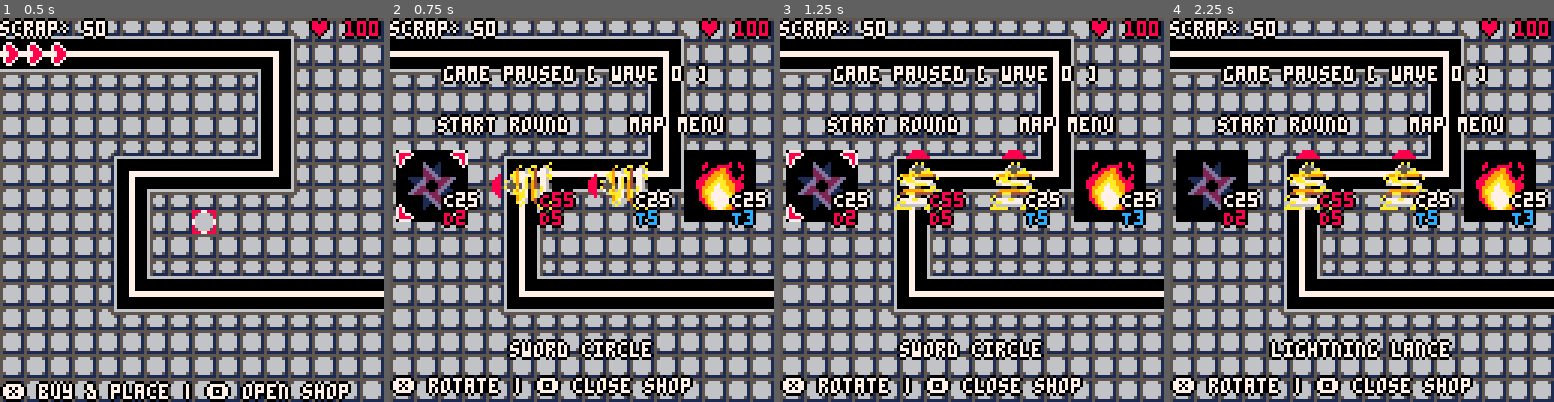
Above: before the commit, frames 1-4 (left to right).
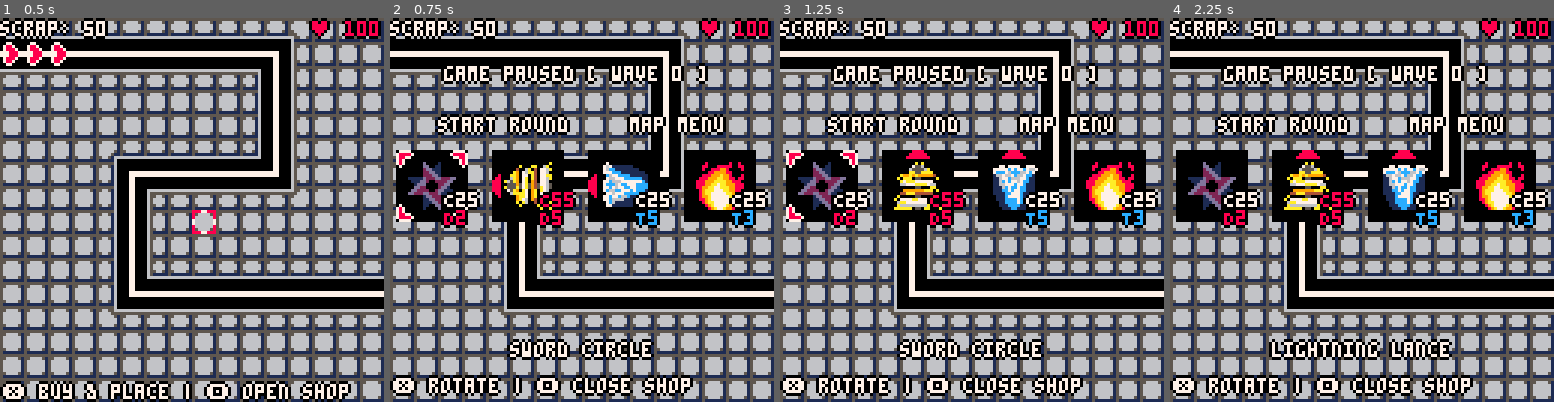
Above: after the commit, the same moments.

Repository: profilename14/TowerDefense
Game: PICO-8 cartridge tower_defense.p8
The game is run twice, just before and just after one commit, with the same random seed, the same clock (stepped at 60 frames per second) and the same inputs.
Inputs:
- Up to frame 1 (0.5 s): tap X (X key) at 0.33 s
- Up to frame 2 (0.75 s): tap O (Z key) at 0.7 s
- Up to frame 3 (1.25 s): tap X (X key) at 1.07 s
- Up to frame 4 (2.25 s): hold Right 1.6-2.1 s; tap O (Z key) at 1.7, 2.1 s; tap X (X key) at 1.85 s; hold Up from 2.15 s (still down)

Frame 1 is identical in both runs. In frame 2, 3.4% of the frame differs, in the area x 26-71%, y 34-54%; in frame 3, 3.3%; in frame 4, 3.3%.

Commit message:
shop ui is back to normal

Diff:
--- a/src/data.lua
+++ b/src/data.lua
@@ -98,14 +98,12 @@
     name = "sword circle",
     damage = 2,
     radius = 1,
-    --? 1:=north/south, 2:=west/east
     animation = animation_data.blade_circle,
     cost = 25,
     type = "tack",
     attack_delay = 10,
-    icon_data = { 16, 16 },
-    disable_icon_rotation = true,
-    single_tile_hit_only = true
+    icon_data = 16,
+    disable_icon_rotation = true
   },
   {
     name = "lightning lance",
@@ -119,9 +117,8 @@
     cost = 55,
     type = "rail",
     attack_delay = 25,
-    icon_data = { 20, 18 },
-    disable_icon_rotation = false,
-    single_tile_hit_only = true
+    icon_data = 20,
+    disable_icon_rotation = false
   },
   {
     name = "hale howitzer",
@@ -135,9 +132,8 @@
     cost = 25,
     type = "frontal",
     attack_delay = 30,
-    icon_data = { 68, 66 },
-    disable_icon_rotation = false,
-    single_tile_hit_only = true
+    icon_data = 68,
+    disable_icon_rotation = false
   },
   {
     name = "fire pit",
@@ -155,15 +151,14 @@
     cost = 25,
     type = "floor",
     attack_delay = 15,
-    icon_data = { 70, 70 },
-    disable_icon_rotation = true,
-    single_tile_hit_only = true
+    icon_data = 70,
+    disable_icon_rotation = true
   }
 }
 shop_ui_data = {
   x = {128 / 4 - 10, 128/2 - 10, 128 * 3 / 4 - 10, 128 - 10},
   y = {128 / 2},
-  background = { 136, 132 },
+  background = 136,
   blank = 140
 }
 freeplay_stats = {
--- a/src/draw_calls.lua
+++ b/src/draw_calls.lua
@@ -98,23 +98,17 @@
 function draw_shop_icons()
   -- local fx, fy = get_flip_direction(direction)
   for i=1, #tower_templates do
-    palt(0, false)
-    palt(14, false)
     if (tower_templates[i].disable_icon_rotation) then
+      palt(0, false)
       spr(shop_ui_data.blank, shop_ui_data.x[i] - 20, shop_ui_data.y[1] - 20, 3, 3)
       palt()
-      local id = tower_templates[i].icon_data[1]
+      local id = tower_templates[i].icon_data
       spr(id, shop_ui_data.x[i] - 16, shop_ui_data.y[1] - 16, 2, 2)
     else
-      local id = shop_ui_data.background[1]
-      -- spr(id, shop_ui_data.x[i] - 20, shop_ui_data.y[1] - 20, 3, 3, fx, fy)
-      draw_sprite_rotated(id, shop_ui_data.x[i]-20, shop_ui_data.y[1]-20, 24, parse_direction(direction))
-      -- draw_sprite_direction(id, 16, shop_ui_data.x[i] - 20, shop_ui_data.y[1] - 20, unpack(direction))
-      palt()
-      id = tower_templates[i].icon_data[1]
-      -- spr(id, shop_ui_data.x[i] - 16, shop_ui_data.y[1] - 16, 2, 2, fx, fy)
-      draw_sprite_rotated(20, shop_ui_data.x[i]-16, shop_ui_data.y[1]-16, 16, parse_direction(direction))
-      -- draw_sprite_direction(id, 16, shop_ui_data.x[i] - 16, shop_ui_data.y[1] - 16, unpack(direction))
+      local id = shop_ui_data.background
+      draw_sprite_rotated(id, shop_ui_data.x[i]-20, shop_ui_data.y[1]-20, 24, parse_direction(direction), true)
+      id = tower_templates[i].icon_data
+      draw_sprite_rotated(id, shop_ui_data.x[i]-16, shop_ui_data.y[1]-16, 16, parse_direction(direction))
     end
   end
 end
--- a/src/helpers.lua
+++ b/src/helpers.lua
@@ -75,17 +75,17 @@
   return false
 end
 
-function add_enemy_at_to_table(dx, dy, table, single_only)
+function add_enemy_at_to_table(dx, dy, table)
   for _, enemy in pairs(enemies) do
     if (enemy.x == dx and enemy.y == dy) then
       add(table, enemy)
-      if (single_only) return
+      return
     end
   end
 end
 
 -- https://www.lexaloffle.com/bbs/?pid=52525 [modified for this game]
-function draw_sprite_rotated(sprite_id, x, y, size, theta)
+function draw_sprite_rotated(sprite_id, x, y, size, theta, is_opaque)
   local sx, sy = (sprite_id % 16) * 8, (sprite_id \ 16) * 8
   local sine, cosine = sin(theta / 360), cos(theta / 360)
   local shift = flr(size*0.5) - 0.5
@@ -96,7 +96,7 @@
       local yy = flr(dx*sine+dy*cosine+shift)
       if xx >= 0 and xx < size and yy >= 0 and yy <= size then
         local id = sget(sx+xx, sy+yy)
-        if id ~= transparent_color_id then
+        if id ~= transparent_color_id or is_opaque then
           pset(x+mx, y+my, id)
         end
       end
@@ -112,14 +112,6 @@
   if (dy > 0) return 180
   if (dy < 0) return 0
 end
-
--- function parse_direction(data, dir)
---   if dir[1] == 0 and dir[2] ~= 0 then
---     return data[1]
---   elseif dir[1] ~= 0 and dir[2] == 0 then
---     return data[2]
---   end
--- end
 
 function get_flip_direction(direction)
   return pack((direction[1] == -1), (direction[2] == -1))
--- a/src/tower.lua
+++ b/src/tower.lua
@@ -9,7 +9,6 @@
     cost = tower_template_data.cost,
     type = tower_template_data.type,
     dir = direction,
-    single_hit = tower_template_data.single_tile_hit_only,
     animator = Animator:new(tower_template_data.animation, true)
   }
   add(animators, obj.animator)
@@ -46,7 +45,7 @@
   local hits = {}
   for y=-self.radius, self.radius do
     for x=-self.radius, self.radius do
-      if (x ~= 0 or y ~= 0) add_enemy_at_to_table(self.x + x, self.y + y, hits, self.single_hit)
+      if (x ~= 0 or y ~= 0) add_enemy_at_to_table(self.x + x, self.y + y, hits)
     end
   end
   if (#hits > 0) nova_spawn(self.x, self.y, self.radius, animation_data.blade)
--- a/tower_defense.p8
+++ b/tower_defense.p8
@@ -104,9 +104,8 @@
 cost=25,
 type = "tack",
 attack_delay=10,
-icon_data={16,16},
-disable_icon_rotation=true,
-single_tile_hit_only=true
+icon_data=16,
+disable_icon_rotation=true
 },
 {
 name = "lightning lance",
@@ -120,9 +119,8 @@
 cost=55,
 type = "rail",
 attack_delay=25,
-icon_data={20,18},
-disable_icon_rotation=false,
-single_tile_hit_only=true
+icon_data=20,
+disable_icon_rotation=false
 },
 {
 name = "hale howitzer",
@@ -136,9 +134,8 @@
 cost=25,
 type = "frontal",
 attack_delay=30,
-icon_data={68,66},
-disable_icon_rotation=false,
-single_tile_hit_only=true
+icon_data=68,
+disable_icon_rotation=false
 },
 {
 name = "fire pit",
@@ -156,15 +153,14 @@
 cost=25,
 type = "floor",
 attack_delay=15,
-icon_data={70,70},
-disable_icon_rotation=true,
-single_tile_hit_only=true
+icon_data=70,
+disable_icon_rotation=true
 }
 }
 shop_ui_data={
 x={128/4-10,128/2-10,128*3/4-10,128-10},
 y={128/2},
-background={136,132},
+background=136,
 blank=140
 }
 freeplay_stats={
@@ -433,7 +429,6 @@
 cost=tower_template_data.cost,
 type=tower_template_data.type,
 dir=direction,
-single_hit=tower_template_data.single_tile_hit_only,
 animator = Animator:new(tower_template_data.animation, true)
 }
 add(animators, obj.animator)
@@ -469,7 +464,7 @@
 local hits = {}
 for y=-self.radius, self.radius do
 for x=-self.radius, self.radius do
-if (x ~= 0 or y ~= 0) add_enemy_at_to_table(self.x + x, self.y + y, hits, self.single_hit)
+if (x ~= 0 or y ~= 0) add_enemy_at_to_table(self.x + x, self.y + y, hits)
 end
 end
 if (#hits > 0) nova_spawn(self.x, self.y, self.radius, animation_data.blade)
@@ -670,15 +665,15 @@
 end
 return false
 end
-function add_enemy_at_to_table(dx, dy, table, single_only)
+function add_enemy_at_to_table(dx, dy, table)
 for _, enemy in pairs(enemies) do
 if (enemy.x == dx and enemy.y == dy) then
 add(table,enemy)
-if (single_only) return
-end
-end
-end
-function draw_sprite_rotated(sprite_id, x, y, size, theta)
+return
+end
+end
+end
+function draw_sprite_rotated(sprite_id, x, y, size, theta, is_opaque)
 local sx, sy = (sprite_id % 16) * 8, (sprite_id \ 16) * 8
 local sine, cosine = sin(theta / 360), cos(theta / 360)
 local shift = flr(size*0.5) - 0.5
@@ -689,7 +684,7 @@
 local yy = flr(dx*sine+dy*cosine+shift)
 if xx >= 0 and xx < size and yy >= 0 and yy <= size then
 local id = sget(sx+xx, sy+yy)
-if id ~= transparent_color_id then
+if id ~= transparent_color_id or is_opaque then
 pset(x+mx,y+my,id)
 end
 end
@@ -827,19 +822,17 @@
 end
 function draw_shop_icons()
 for i=1, #tower_templates do
+if (tower_templates[i].disable_icon_rotation) then
 palt(0,false)
-palt(14,false)
-if (tower_templates[i].disable_icon_rotation) then
 spr(shop_ui_data.blank,shop_ui_data.x[i]-20,shop_ui_data.y[1]-20,3,3)
 palt()
-local id = tower_templates[i].icon_data[1]
+local id = tower_templates[i].icon_data
 spr(id,shop_ui_data.x[i]-16,shop_ui_data.y[1]-16,2,2)
 else
-local id = shop_ui_data.background[1]
-draw_sprite_rotated(id,shop_ui_data.x[i]-20,shop_ui_data.y[1]-20,24,parse_direction(direction))
-palt()
-id=tower_templates[i].icon_data[1]
-draw_sprite_rotated(20,shop_ui_data.x[i]-16,shop_ui_data.y[1]-16,16,parse_direction(direction))
+local id = shop_ui_data.background
+draw_sprite_rotated(id,shop_ui_data.x[i]-20,shop_ui_data.y[1]-20,24,parse_direction(direction),true)
+id=tower_templates[i].icon_data
+draw_sprite_rotated(id,shop_ui_data.x[i]-16,shop_ui_data.y[1]-16,16,parse_direction(direction))
 end
 end
 end
